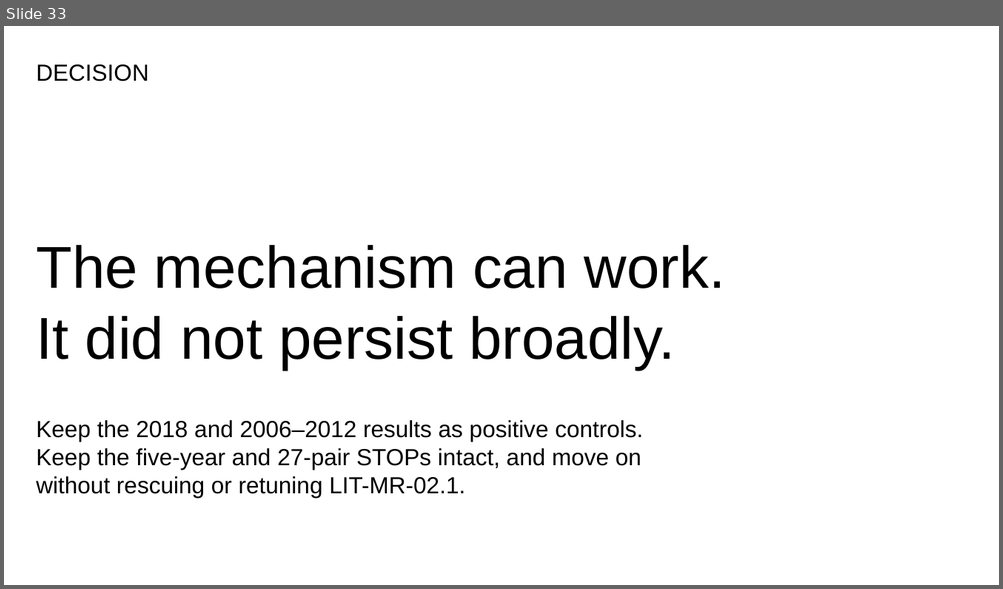
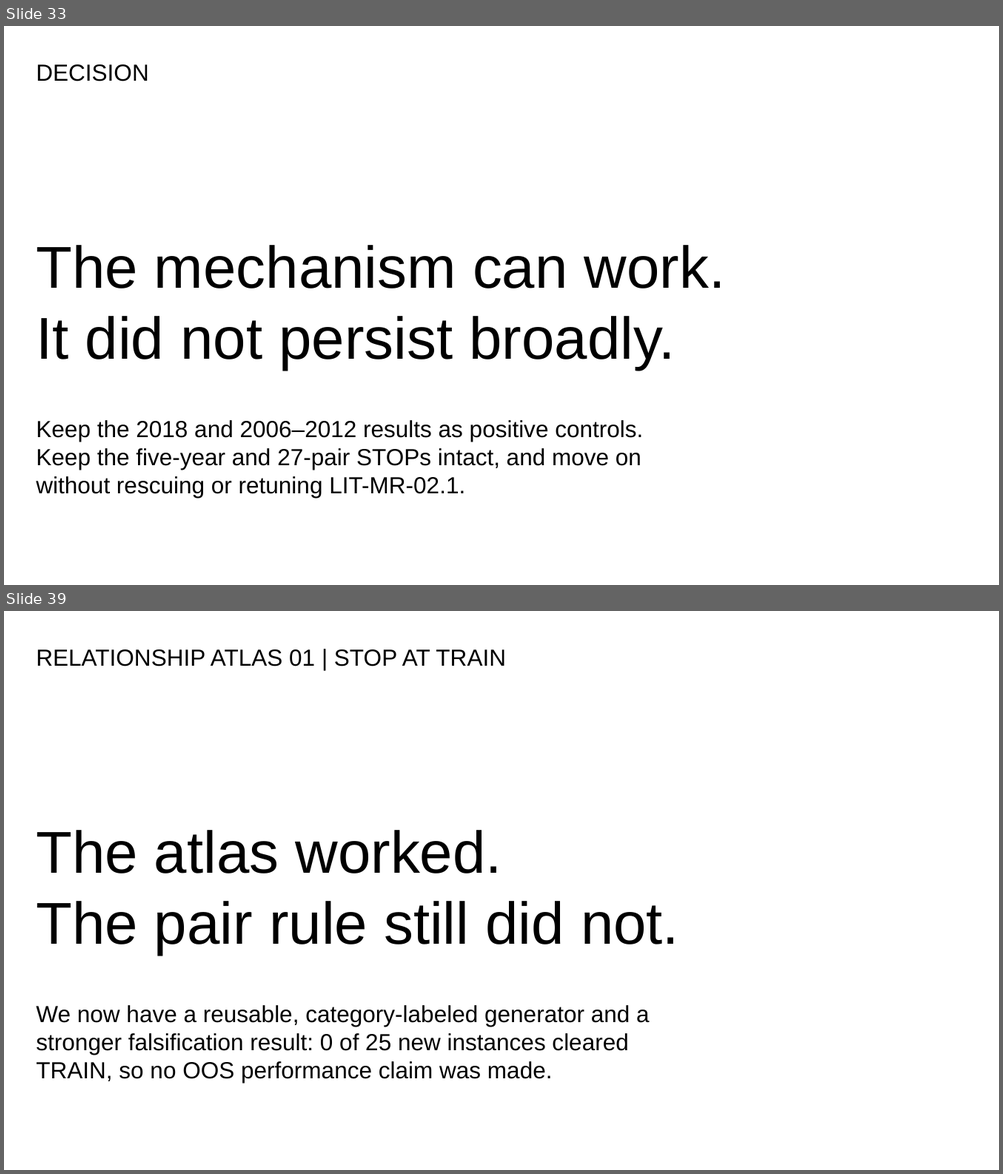
Before and after one commit to Francisc0Franc0/Time-Series-Modeling-Gen5, a slide deck: presentations/gen5_lit_mr_02_1_bollinger_evidence.pptx. Shown one above the other, each under a label of ours: slide 33 before the commit, slides 33 and 39 after it; the slides between them are not shown. The pictures are 1003x589 and 1003x1174 pixels, drawn with LibreOffice and Linux fonts; fonts in the diff are those of the drawing. Boxes give left, top, right and bottom in pixels: in the first picture for what was removed or moved away, otherwise in the second. Text is boxed around its words. In the diff, an @@ line names an element or a change of style, - is before the commit and + after.

Commit message:
Add relationship atlas and Johansen triplet POCs

```diff
--- a/presentations/gen5_lit_mr_02_1_bollinger_evidence.pptx
+++ b/presentations/gen5_lit_mr_02_1_bollinger_evidence.pptx
@@ slide 39 added at box(4, 611, 999, 1170), background #FFFFFF @@
@@ text added at box(36, 649, 506, 667), 22.5 pt, text #000000 @@
+RELATIONSHIP ATLAS 01 | STOP AT TRAIN
@@ text added at box(36, 830, 679, 955), 57 pt, text #000000 @@
+The atlas worked.
+The pair rule still did not.
@@ text added at box(36, 1005, 649, 1083), 22.5 pt, text #000000 @@
+We now have a reusable, category-labeled generator and a stronger falsification result: 0 of 25 new instances cleared TRAIN, so no OOS performance claim was made.
```
Also in this commit, not shown: 1 slide changed, 5 other slides added, 16 other files.
